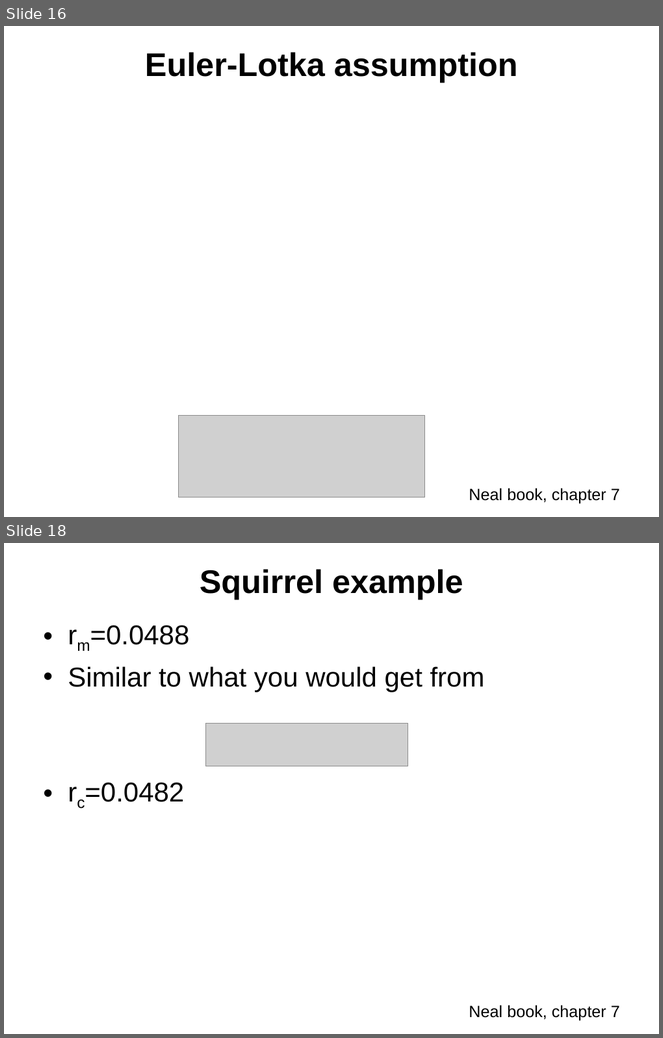
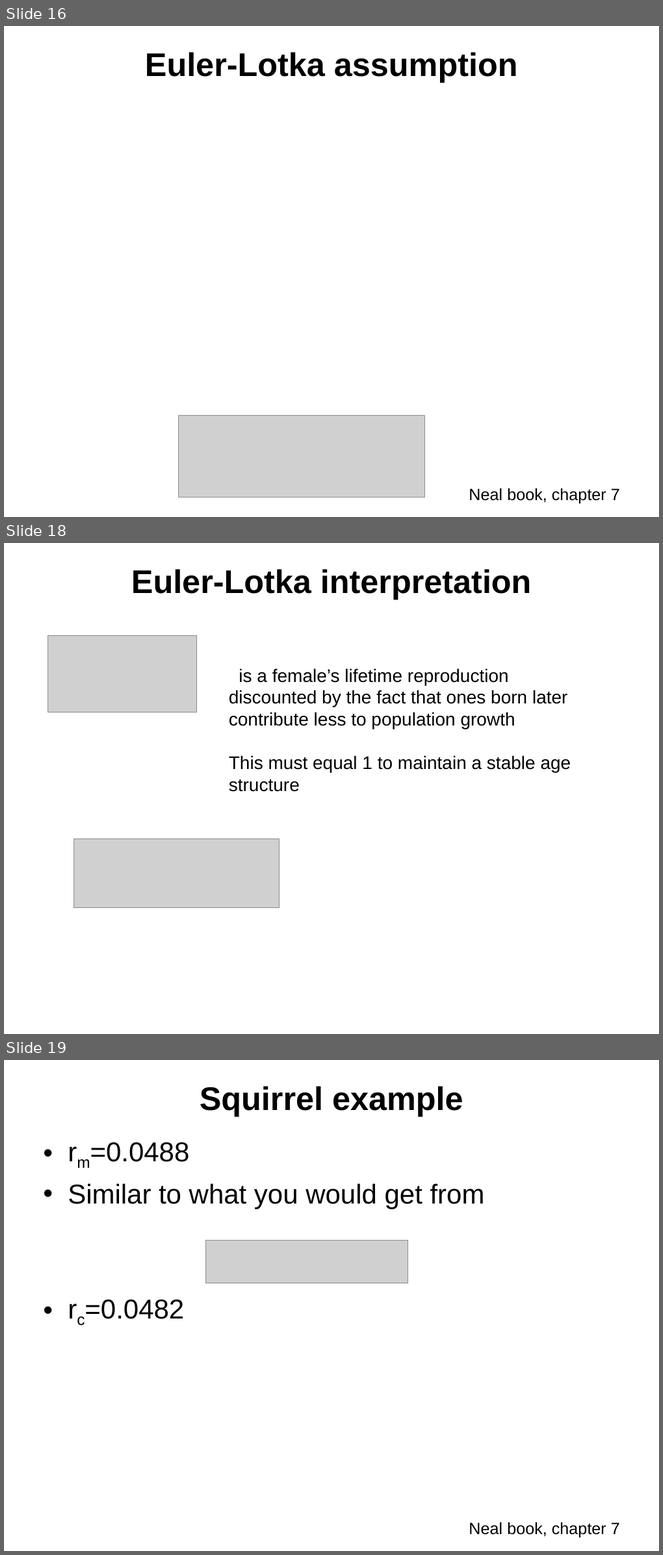
Before and after one commit to ebabcock/MBE713Population-Dynamics, a slide deck: Module6_demographic/6.LifeTablesLeslieMatrices.pptx. Shown one above the other, each under a label of ours: slides 16 and 18 before the commit, slides 16, 18 and 19 after it; the slides between them are not shown. The pictures are 663x1038 and 663x1555 pixels, drawn with LibreOffice and Linux fonts; fonts in the diff are those of the drawing; grey boxes stand for pictures. Boxes give left, top, right and bottom in pixels: in the first picture for what was removed or moved away, otherwise in the second. Text is boxed around its words. In the diff, an @@ line names an element or a change of style, - is before the commit and + after.

```diff
--- a/Module6_demographic/6.LifeTablesLeslieMatrices.pptx
+++ b/Module6_demographic/6.LifeTablesLeslieMatrices.pptx
@@ slide 18 added at [4, 543, 659, 1034], background #FFFFFF @@
@@ title added at [131, 569, 532, 600], 36 pt, text #000000, bold @@
+Euler-Lotka interpretation
@@ picture added at [48, 636, 196, 713] @@
@@ text added at [229, 668, 571, 792], 20 pt, text #000000 @@
+is a female’s lifetime reproduction discounted by the fact that ones born later contribute less to population growth
+This must equal 1 to maintain a stable age structure
@@ picture added at [74, 839, 280, 908] @@
@@ what was slide 18 is now slide 19 @@
```
Also in this commit, not shown: 3 slides changed, 22 other files.
